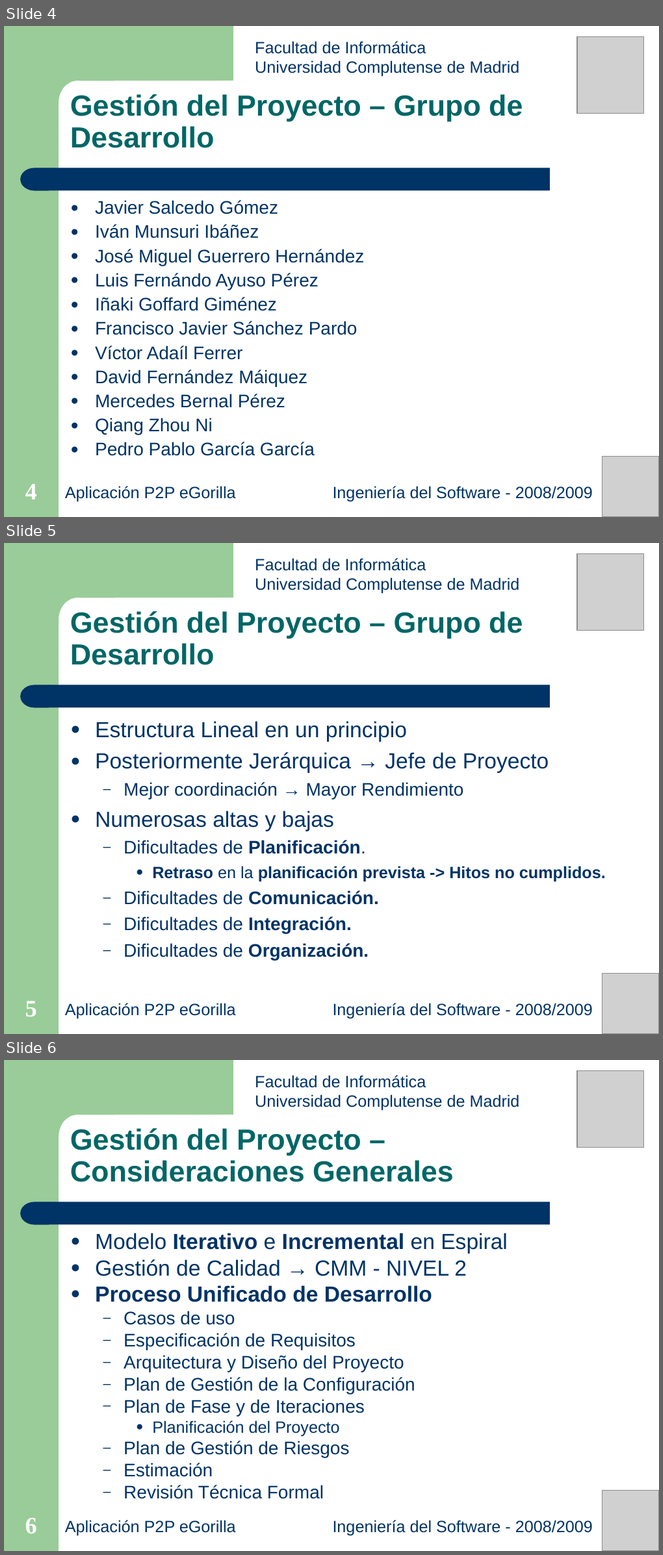
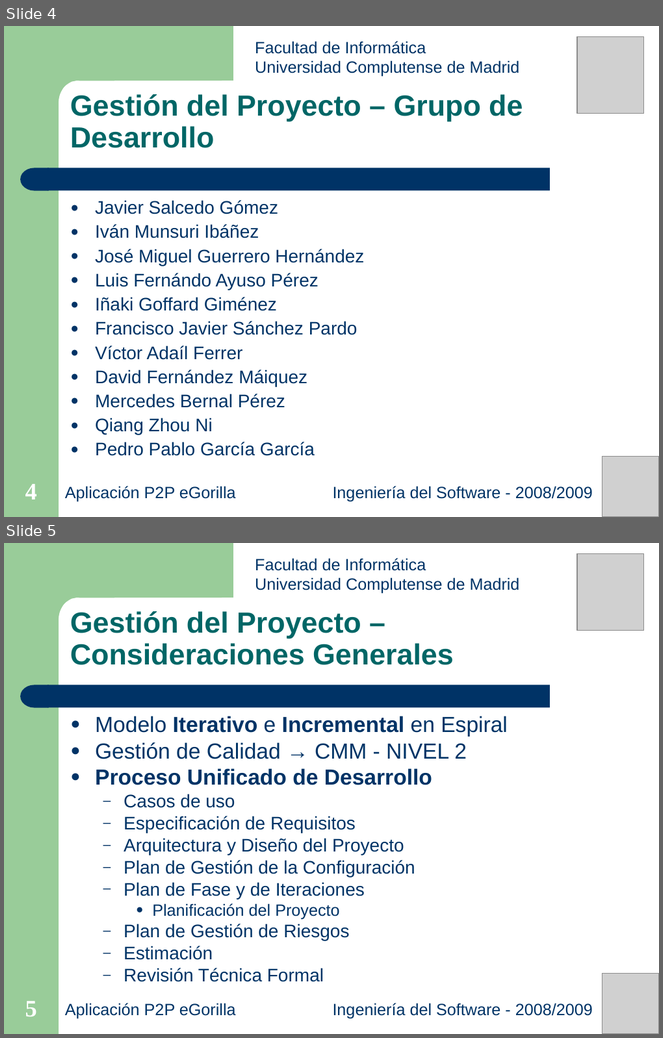
Before and after one commit to munsuri/egorilla, a slide deck: doc/presentaciones/Presentacion_27-05-2009.ppt. Shown one above the other, each under a label of ours: slides 4, 5 and 6 before the commit, slides 4 and 5 after it. The pictures are 663x1555 and 663x1038 pixels, drawn with LibreOffice and Linux fonts; fonts in the diff are those of the drawing; grey boxes stand for pictures. Boxes give left, top, right and bottom in pixels: in the first picture for what was removed or moved away, otherwise in the second. Text is boxed around its words. In the diff, an @@ line names an element or a change of style, - is before the commit and + after.

```diff
--- a/doc/presentaciones/Presentacion_27-05-2009.ppt
+++ b/doc/presentaciones/Presentacion_27-05-2009.ppt
@@ slide 5 removed at [4, 543, 659, 1034], background #FFFFFF; not listed: 4 template elements that a slide beside it also shows @@
@@ text removed at [255, 558, 520, 594] @@
-Facultad de Informática
-Universidad Complutense de Madrid
@@ picture removed at [577, 554, 644, 631] @@
@@ text removed at [70, 611, 523, 665] @@
-Gestión del Proyecto – Grupo de Desarrollo
@@ text removed at [95, 721, 606, 960] @@
-● Estructura Lineal en un principio
-● Posteriormente Jerárquica → Jefe de Proyecto
-  – Mejor coordinación → Mayor Rendimiento
-● Numerosas altas y bajas
-  – Dificultades de Planificación.
-    ● Retraso en la planificación prevista -> Hitos no cumplidos.
-  – Dificultades de Comunicación.
-  – Dificultades de Integración.
-  – Dificultades de Organización.
@@ picture removed at [602, 974, 659, 1034] @@
@@ page number removed at [25, 1001, 37, 1017] @@
-5
@@ text removed at [65, 1003, 236, 1019] @@
-Aplicación P2P eGorilla
@@ text removed at [333, 1003, 593, 1019] @@
-Ingeniería del Software - 2008/2009
@@ what was slide 6 is now slide 5 @@
@@ page number at [25, 1001, 37, 1017]: text changed @@
-6
+5
```
Also in this commit, not shown: 3 slides changed.
